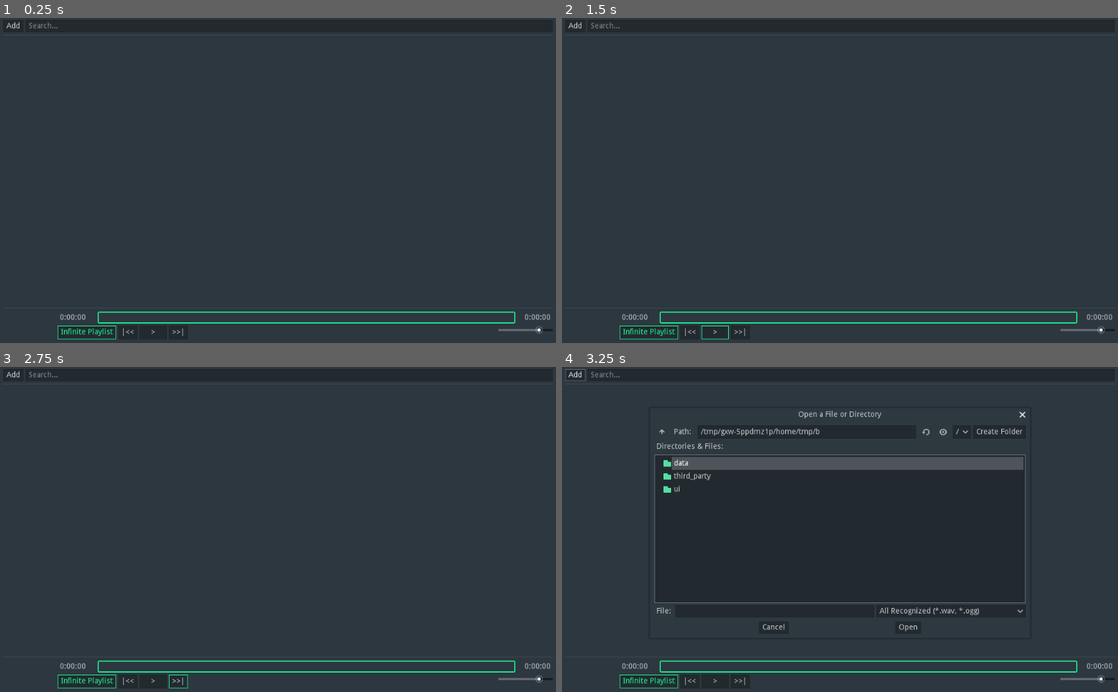
Above: before the commit, frames 1-4 (two rows, left to right).
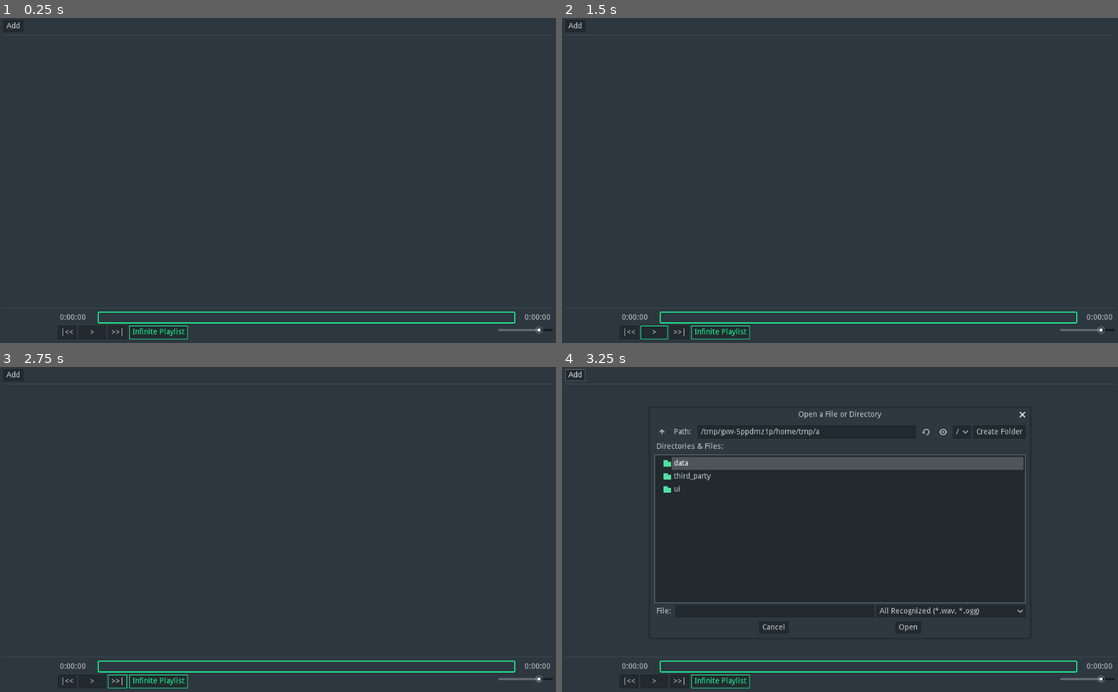
Above: after the commit, the same moments.

Repository: Wcubed/simple_music_player
Game: Godot game, scene res://ui/main.tscn
Same seed, same stepped clock (60 frames per second), same inputs: the game is played once before the commit and once after it.
Inputs:
- Up to frame 1 (0.25 s): no input
- Up to frame 2 (1.5 s): click "|<<" at 0.5 s; click ">" at 1.25 s
- Up to frame 3 (2.75 s): click ">>|" at 2 s
- Up to frame 4 (3.25 s): click "Add" at 2.75 s

The runs differ from the first frame. In frame 1, 0.4% of the frame differs, in the area x 5-34%, y 1-99%; in frame 2, 0.4%; in frame 3, 0.4%; in frame 4, 0.4%, in the area x 5-47%, y 1-99%.

Commit message:
+ Playlist ui now works again. Clicking a song does not work yet.

Diff:
--- a/data/playlist.gd
+++ b/data/playlist.gd
@@ -1,4 +1,9 @@
 extends Node
+
+# The playlist_idx is where in the playlist this song was added.
+signal song_added(song_id, playlist_idx)
+# The indexes are locations in the playlist, not song id's.
+signal currently_playing_updated(new_idx, previous_idx)
 
 # The playlist keeps track of which songs to play from the library
 # and in what order.
@@ -44,27 +49,28 @@
 # as soon as the last song get's played. When false, the playlist will
 # repeat from the top when hitting the end.
 # Returns `-1` if the playlist is empty and not requested to be infinite.
-func get_next_song_id(infinite_playlist: bool) -> int:
+func select_next_song(infinite_playlist: bool) -> int:
 	if _library_song_ids.empty():
 		# If the library is empty, there is nothing to play.
 		return -1
 	if _playlist.empty() && !infinite_playlist:
 		return -1
 
+	var previous_song_idx := _current_song_idx
 	_current_song_idx += 1
-
 
 	if _current_song_idx >= _playlist.size() - 1:
 		if infinite_playlist:
 			# The infinite playlist keeps growing before it reaches the end.
 			# It is always at least 1 song ahead of the current song.
-			while _playlist.size() < _current_song_idx + 1:
+			while _playlist.size() < _current_song_idx + 2:
 				_append_random_song()
 		else:
 			# Non-infinite playlist starts again from the top.
 			_current_song_idx = 0
 
 	_songs_left_till_library_repeat.erase(_current_song_idx)
+	emit_signal("currently_playing_updated", _current_song_idx, previous_song_idx)
 	return _playlist[_current_song_idx]
 
 
@@ -72,16 +78,18 @@
 # be played.
 # Wraps around if it reaches the top.
 # Returns `-1` if the playlist is empty.
-func get_previous_song_id():
+func select_previous_song():
 	if _playlist.empty():
 		return -1
 
+	var previous_song_idx := _current_song_idx
 	_current_song_idx -= 1
 
 	if _current_song_idx <= 0:
 		_current_song_idx = _playlist.size() - 1
 
 	_songs_left_till_library_repeat.erase(_current_song_idx)
+	emit_signal("currently_playing_updated", _current_song_idx, previous_song_idx)
 	return _playlist[_current_song_idx]
 
 
@@ -117,6 +125,7 @@
 
 func append_song_to_playlist(song_id: int):
 	_playlist.append(song_id)
+	emit_signal("song_added", song_id, _playlist.size() - 1)
 
 
 func _refill_songs_left_till_library_repeat():
--- a/ui/main.gd
+++ b/ui/main.gd
@@ -22,7 +22,7 @@
 # Called when the node enters the scene tree for the first time.
 func _ready():
 	_song_load_dialog.filters = _library._background_worker.AUDIO_FILE_FILTERS
-	_playlist_ui.set_playlist(_playlist)
+	_playlist_ui.set_library(_library)
 
 	_set_volume(0.8)
 
@@ -33,12 +33,12 @@
 
 func _play_next_song():
 	var infinite: bool = _playback_controls.is_infinite_playlist_enabled()
-	var song: Object = _library.get_song_by_id(_playlist.get_next_song_id(infinite))
+	var song: Object = _library.get_song_by_id(_playlist.select_next_song(infinite))
 	_play_song(song)
 
 
 func _play_previous_song():
-	var song: Object = _library.get_song_by_id(_playlist.get_previous_song_id())
+	var song: Object = _library.get_song_by_id(_playlist.select_previous_song())
 	_play_song(song)
 
 
--- a/ui/main.tscn
+++ b/ui/main.tscn
@@ -63,6 +63,8 @@
 [connection signal="cover_image_loaded" from="Library" to="." method="_on_Library_cover_image_loaded"]
 [connection signal="songs_added" from="Library" to="Playlist" method="_on_songs_added_to_library"]
 [connection signal="songs_removed" from="Library" to="Playlist" method="_on_songs_removed_from_library"]
+[connection signal="currently_playing_updated" from="Playlist" to="VBoxContainer/PlaylistUi" method="_on_playlist_currently_playing_updated"]
+[connection signal="song_added" from="Playlist" to="VBoxContainer/PlaylistUi" method="_on_playlist_song_added"]
 [connection signal="finished" from="AudioStreamPlayer" to="." method="_on_AudioStreamPlayer_finished"]
 [connection signal="timeout" from="UpdateTimer" to="." method="_on_UpdateTimer_timeout"]
 [connection signal="add_song_requested" from="VBoxContainer/PlaylistUi" to="." method="_on_PlaylistUi_add_song_requested"]
--- a/ui/playback_controls.tscn
+++ b/ui/playback_controls.tscn
@@ -56,30 +56,30 @@
 margin_right = 924.0
 margin_bottom = 51.0
 
+[node name="PreviousSongButton" type="Button" parent="VBoxContainer/BottomContainer"]
+margin_right = 35.0
+margin_bottom = 25.0
+text = "|<<"
+
+[node name="PlayPauseButton" type="Button" parent="VBoxContainer/BottomContainer"]
+margin_left = 39.0
+margin_right = 89.0
+margin_bottom = 25.0
+rect_min_size = Vector2( 50, 25 )
+
+[node name="NextSongButton" type="Button" parent="VBoxContainer/BottomContainer"]
+margin_left = 93.0
+margin_right = 128.0
+margin_bottom = 25.0
+text = ">>|"
+
 [node name="InfinitePlaylistButton" type="Button" parent="VBoxContainer/BottomContainer"]
-margin_right = 108.0
+margin_left = 132.0
+margin_right = 240.0
 margin_bottom = 25.0
 toggle_mode = true
 pressed = true
 text = "Infinite Playlist"
-
-[node name="PreviousSongButton" type="Button" parent="VBoxContainer/BottomContainer"]
-margin_left = 112.0
-margin_right = 147.0
-margin_bottom = 25.0
-text = "|<<"
-
-[node name="PlayPauseButton" type="Button" parent="VBoxContainer/BottomContainer"]
-margin_left = 151.0
-margin_right = 201.0
-margin_bottom = 25.0
-rect_min_size = Vector2( 50, 25 )
-
-[node name="NextSongButton" type="Button" parent="VBoxContainer/BottomContainer"]
-margin_left = 205.0
-margin_right = 240.0
-margin_bottom = 25.0
-text = ">>|"
 
 [node name="SongTitleLabel" type="Label" parent="VBoxContainer/BottomContainer"]
 margin_left = 244.0
--- a/ui/playlist_ui.gd
+++ b/ui/playlist_ui.gd
@@ -6,12 +6,8 @@
 
 
 var PlaylistEntry := preload("playlist_entry.tscn")
+var _libary: Node = null
 
-
-var _playlist: Node = null
-
-onready var _search_edit := $HBoxContainer/SearchEdit
-onready var _search_clear := $HBoxContainer/ClearButton
 onready var _scroll_container := $ScrollContainer
 onready var _container := $ScrollContainer/PlaylistContainer
 
@@ -19,36 +15,38 @@
 func _ready():
 	pass # Replace with function body.
 
-
-func set_playlist(playlist: Node):
-	if _playlist != null:
-		_playlist.disconnect("playlist_songs_updated", self, "_on_playlist_songs_updated")
-		_playlist.disconnect("currently_playing_updated", self, "_on_playlist_currently_playing_updated")
-		_playlist.disconnect("cover_image_loaded", self, "_on_playlist_cover_image_loaded")
-
-	_playlist = playlist
-	_playlist.connect("playlist_songs_updated", self, "_on_playlist_songs_updated")
-	_playlist.connect("currently_playing_updated", self, "_on_playlist_currently_playing_updated")
-	_playlist.connect("cover_image_loaded", self, "_on_playlist_cover_image_loaded")
+# The UI needs to be able to access the library to properly display the songs.
+# This needs to be called before anything else on this node.
+func set_library(library_node: Node):
+	_libary = library_node
 
 
-func _on_playlist_songs_updated():
-	# TODO: remove old songs.
-	var songs: Array = _playlist.get_songs()
-	for song in songs:
-		var entry := PlaylistEntry.instance()
+# Call when a song is added to the playlist.
+# The id indicates which song to add, the idx indicates where to add it.
+func _on_playlist_song_added(song_id: int, playlist_idx: int):
+	var song: Object = _libary.get_song_by_id(song_id)
+	if song == null:
+		return
+
+	var entry := PlaylistEntry.instance()
+
+	if playlist_idx < _container.get_child_count():
+		var node_to_insert_below := _container.get_child(playlist_idx)
+		_container.add_child_below_node(entry, node_to_insert_below)
+	else:
 		_container.add_child(entry)
-		entry.connect("selected_by_pointer", self, \
-			"_on_entry_pointer_selected_by_pointer", [_container.get_child_count() - 1])
 
-		entry.show_song(song)
+	entry.show_song(song)
+
+	entry.connect("selected_by_pointer", self, \
+		"_on_entry_pointer_selected_by_pointer", [_container.get_child_count() - 1])
 
 
-func _on_playlist_currently_playing_updated(current: int, previous: int):
-	if previous >= 0:
-		_container.get_child(previous).show_currently_playing(false)
+func _on_playlist_currently_playing_updated(current_idx: int, previous_idx: int):
+	if previous_idx >= 0:
+		_container.get_child(previous_idx).show_currently_playing(false)
 
-	var current_playing := _container.get_child(current)
+	var current_playing := _container.get_child(current_idx)
 	current_playing.show_currently_playing(true)
 
 
@@ -57,41 +55,5 @@
 	emit_signal("play_song_by_index_requested", idx)
 
 
-func _filter_displayed_songs(match_title: String):
-	for entry in _container.get_children():
-		var show = true
-		if match_title != "":
-			show = entry.get_title().findn(match_title) != -1
-		entry.visible = show
-
-
-func _clear_search_edit():
-	_search_edit.text = ""
-	_search_edit.emit_signal("text_changed", "")
-
-
-func _on_SearchEdit_text_changed(new_text: String):
-	_search_clear.visible = new_text != ""
-
-	_filter_displayed_songs(new_text)
-
-
-func _on_ClearButton_pressed():
-	_clear_search_edit()
-
-
-func _on_SearchEdit_gui_input(event: InputEvent):
-	if event.is_action_pressed("ui_cancel"):
-		_clear_search_edit()
-		get_tree().set_input_as_handled()
-
-
 func _on_AddSongButton_pressed():
 	emit_signal("add_song_requested")
-
-
-func _on_playlist_cover_image_loaded(idx: int, image: ImageTexture):
-	if _container.get_child_count() <= idx:
-		return
-
-	_container.get_child(idx).update_image(image)
--- a/ui/playlist_ui.tscn
+++ b/ui/playlist_ui.tscn
@@ -19,20 +19,6 @@
 margin_right = 37.0
 margin_bottom = 22.0
 text = "Add"
-
-[node name="SearchEdit" type="LineEdit" parent="HBoxContainer"]
-margin_left = 41.0
-margin_right = 1024.0
-margin_bottom = 22.0
-size_flags_horizontal = 3
-placeholder_text = "Search..."
-
-[node name="ClearButton" type="Button" parent="HBoxContainer"]
-visible = false
-margin_left = 1004.0
-margin_right = 1024.0
-margin_bottom = 22.0
-text = "<"
 
 [node name="HSeparator" type="HSeparator" parent="."]
 margin_top = 26.0
@@ -58,6 +44,3 @@
 "_edit_use_anchors_": false
 }
 [connection signal="pressed" from="HBoxContainer/AddSongButton" to="." method="_on_AddSongButton_pressed"]
-[connection signal="gui_input" from="HBoxContainer/SearchEdit" to="." method="_on_SearchEdit_gui_input"]
-[connection signal="text_changed" from="HBoxContainer/SearchEdit" to="." method="_on_SearchEdit_text_changed"]
-[connection signal="pressed" from="HBoxContainer/ClearButton" to="." method="_on_ClearButton_pressed"]
